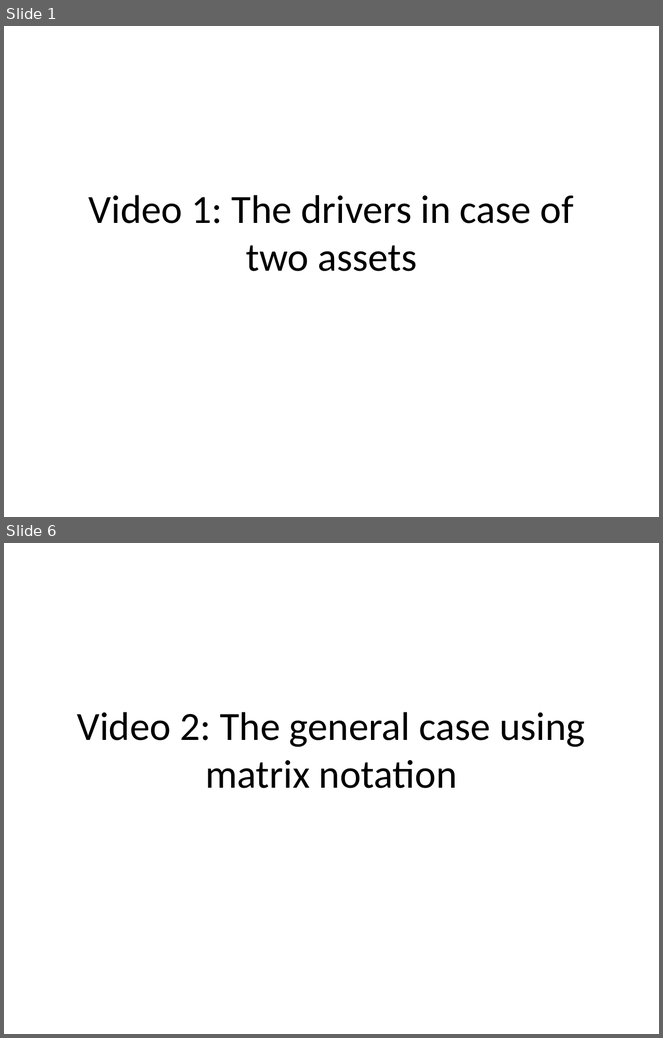
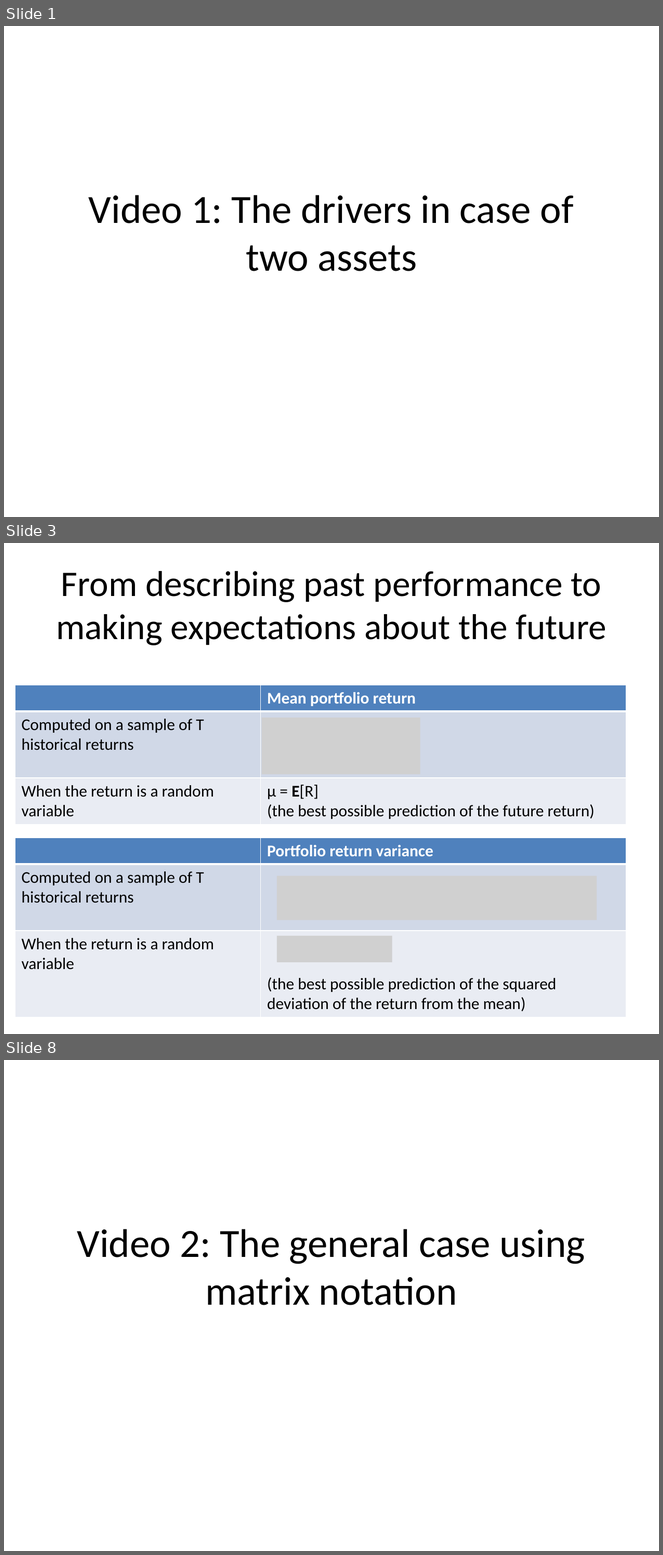
Before and after one commit to saciestudio/courses-intro-portfolio-analysis, a slide deck: slides_backup/Chapter3.pptx. Shown one above the other, each under a label of ours: slides 1 and 6 before the commit, slides 1, 3 and 8 after it; the slides between them are not shown. The pictures are 663x1038 and 663x1555 pixels, drawn with LibreOffice and Linux fonts; fonts in the diff are those of the drawing; grey boxes stand for pictures. Boxes give left, top, right and bottom in pixels: in the first picture for what was removed or moved away, otherwise in the second. Text is boxed around its words. In the diff, an @@ line names an element or a change of style, - is before the commit and + after.

```diff
--- a/slides_backup/Chapter3.pptx
+++ b/slides_backup/Chapter3.pptx
@@ slide 3 added at (4,543,659,1034), background #FFFFFF @@
@@ title added at (56,571,607,645), 39.6 pt, text #000000 @@
+From describing past performance to making expectations about the future
@@ table added at (15,685,626,823), 3 rows, 2 columns @@
+ | Mean portfolio return
+Computed on a sample of T historical returns | 
+When the return is a random variable | μ = E[R] / (the best possible prediction of the future return)
@@ picture added at (261,718,420,775) @@
@@ table added at (15,838,626,1015), 3 rows, 2 columns @@
+ | Portfolio return variance
+Computed on a sample of T historical returns | 
+When the return is a random variable | (the best possible prediction of the squared deviation of the return from the mean)
@@ picture added at (277,876,597,921) @@
@@ picture added at (277,936,392,962) @@
@@ what was slide 6 is now slide 8 @@
```
Also in this commit, not shown: 1 slide changed, 10 other slides added, 2 other files.
